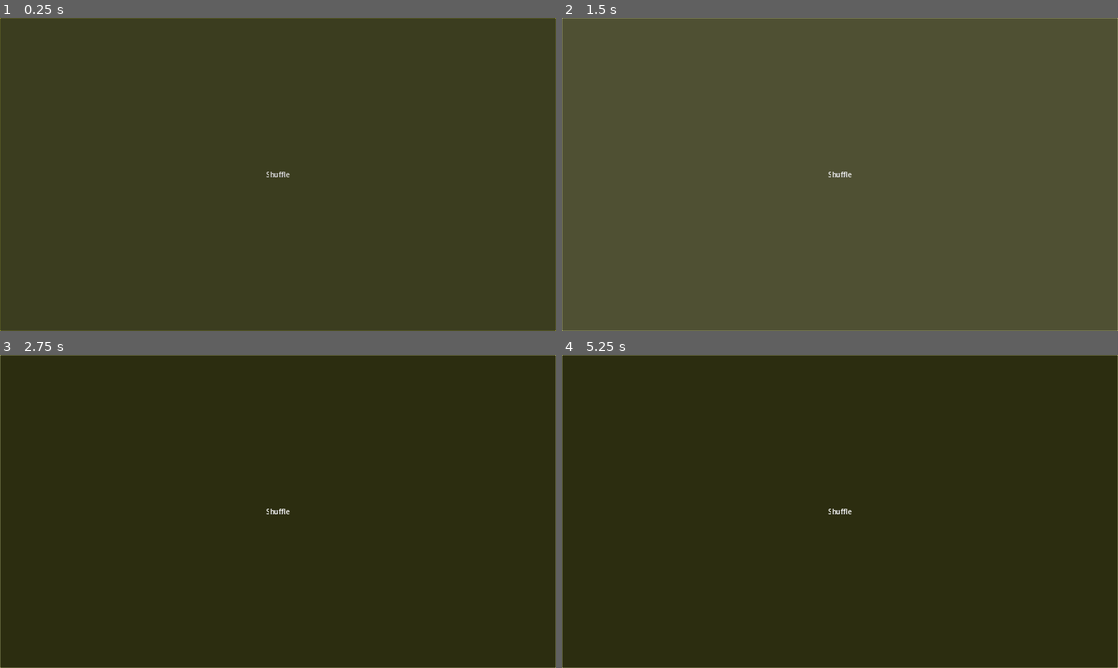
Above: before the commit, frames 1-4 (two rows, left to right).
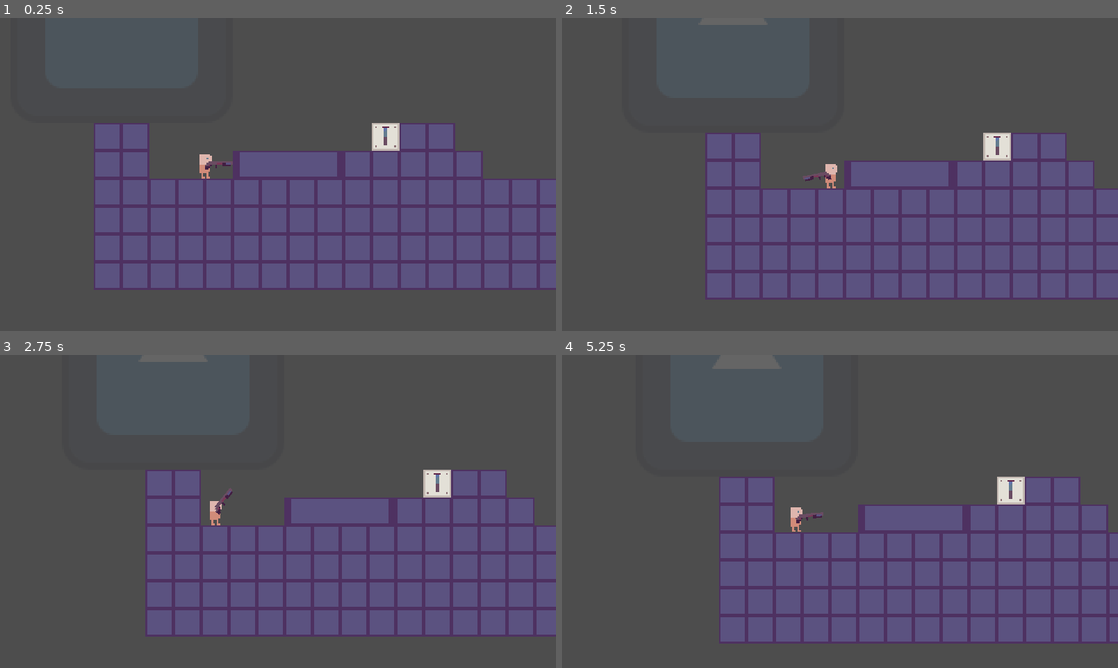
Above: after the commit, the same moments.

Repository: Kevin-Mortimer-19/Cursed-Jumper
Game: Godot game, scene res://src/game.tscn
Same seed, same stepped clock (60 frames per second), same inputs: the game is played once before the commit and once after it. The engine's default icon, where the game draws it, is replaced by a stand-in: a white triangle on a blue panel in a dark square.
Inputs (mouse positions are in pixels of both pictures, inside the frame that each line leads up to):
- Up to frame 1 (0.25 s): no input
- Up to frame 2 (1.5 s): move the mouse to (962, 158) at 0.52 s; press the mouse at (962, 158) at 0.53 s; hold D (move_right) from 0.53 s (still down); tap Space (jump) at 0.77 s; move the mouse to (728, 190) at 1.27 s; release the mouse at (728, 190) at 1.28 s; tap E (interact) at 1.35 s
- Up to frame 3 (2.75 s): tap Space (jump) at 1.52 s; move the mouse to (333, 442) at 2.02 s; release D (move_right) at 2.03 s; press the mouse at (333, 442) at 2.03 s; hold A (move_left) from 2.03 s (still down)
- Up to frame 4 (5.25 s): move the mouse to (812, 574) at 2.77 s; release A (move_left) at 2.78 s; release the mouse at (812, 574) at 2.78 s; hold D (move_right) 2.78-4.28 s; tap E (interact) at 2.85, 4.35 s; tap Space (jump) at 3.02, 3.77, 4.52 s; move the mouse to (1006, 558) at 3.52 s; press the mouse at (1006, 558) at 3.53 s; move the mouse to (673, 464) at 4.27 s; release the mouse at (673, 464) at 4.28 s; hold A (move_left) 4.28-5.03 s; move the mouse to (867, 511) at 5.02 s; press the mouse at (867, 511) at 5.03 s; hold D (move_right) from 5.03 s (still down)

The runs differ from the first frame. In frame 1, 100% of the frame differs, in the area x 0-100%, y 0-100%; in frame 2, 98%; in frame 3, 99%; in frame 4, 99%.
Error before the commit: Invalid access to property or key 'open_curse_shuffle_menu' on a base object of type 'null instance'. (res://src/game_manager.gd:11)

Commit message:
fixing merge conflicts
re-added curse menu and some scripts that were lost

Diff:
--- a/src/game.tscn
+++ b/src/game.tscn
@@ -31,6 +31,7 @@
 [node name="World" parent="SubViewportContainer/SubViewport" instance=ExtResource("1_xghpg")]
 
 [node name="CanvasLayer" type="CanvasLayer" parent="."]
+process_mode = 3
 follow_viewport_enabled = true
 
 [node name="Curse Shuffle Menu" type="MarginContainer" parent="CanvasLayer"]
--- a/src/levels/world.tscn
+++ b/src/levels/world.tscn
@@ -1,9 +1,12 @@
 [gd_scene load_steps=9 format=3 uid="uid://c2s2o762gjx5x"]
+
 [ext_resource type="PackedScene" uid="uid://bylkv7aa7wq8x" path="res://src/levels/level_tile_map.tscn" id="1_85lic"]
+[ext_resource type="Script" path="res://src/levels/world.gd" id="1_smyah"]
 [ext_resource type="PackedScene" uid="uid://d1h5r22o1065g" path="res://src/entities/player/player.tscn" id="2_5oqym"]
 [ext_resource type="Script" path="res://src/utils/camera_juice_2d.gd" id="3_85px2"]
 [ext_resource type="PackedScene" uid="uid://cppm5nvc1lnr6" path="res://src/levels/components/moving_platform.tscn" id="4_uthyh"]
 [ext_resource type="PackedScene" uid="uid://fvo1j5bganqj" path="res://src/levels/components/lever.tscn" id="5_jsxbh"]
+[ext_resource type="PackedScene" uid="uid://bdhbba7kc2w6a" path="res://src/objects/checkpoint.tscn" id="6_exrug"]
 
 [sub_resource type="Curve2D" id="Curve2D_py3ls"]
 _data = {
@@ -12,7 +15,7 @@
 point_count = 3
 
 [node name="World" type="Node2D" node_paths=PackedStringArray("checkpoint", "player")]
-script = ExtResource("1_trysb")
+script = ExtResource("1_smyah")
 checkpoint = NodePath("Checkpoint")
 player = NodePath("Player")
 
@@ -35,7 +38,6 @@
 
 [node name="Player" parent="." instance=ExtResource("2_5oqym")]
 position = Vector2(-48, -24)
-collision_mask = 5
 jump_strength_full = 165.0
 jump_strength_half = 83.0
 gravity = 392.4
@@ -55,8 +57,5 @@
 leeway_percent = 0.1
 metadata/_edit_lock_ = true
 
-[node name="Enemy" parent="." instance=ExtResource("5_dsmne")]
-position = Vector2(170, -96)
-
-[node name="Checkpoint" parent="." instance=ExtResource("5_jdqs2")]
-position = Vector2(-77, -65)
+[node name="Checkpoint" parent="." instance=ExtResource("6_exrug")]
+position = Vector2(-96, -96)
Not shown: 2 places in src/game.tscn that only renumber resources
